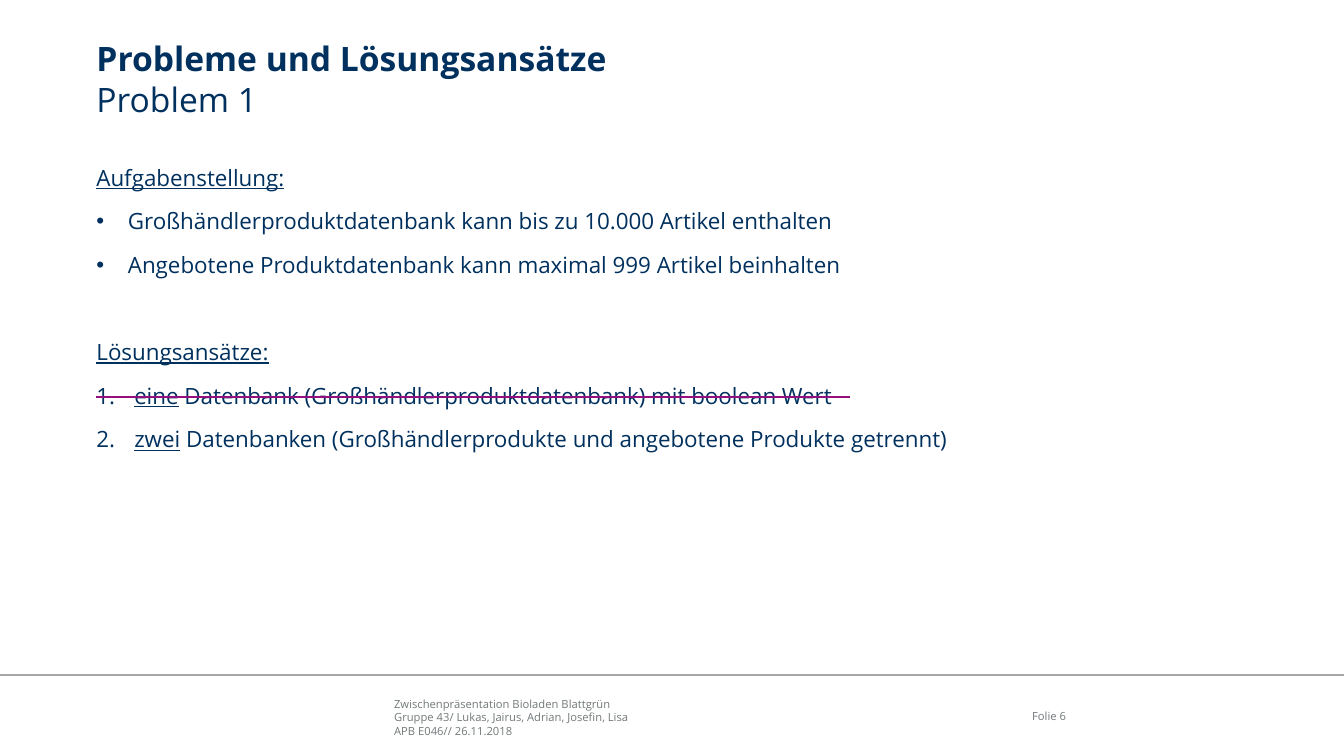
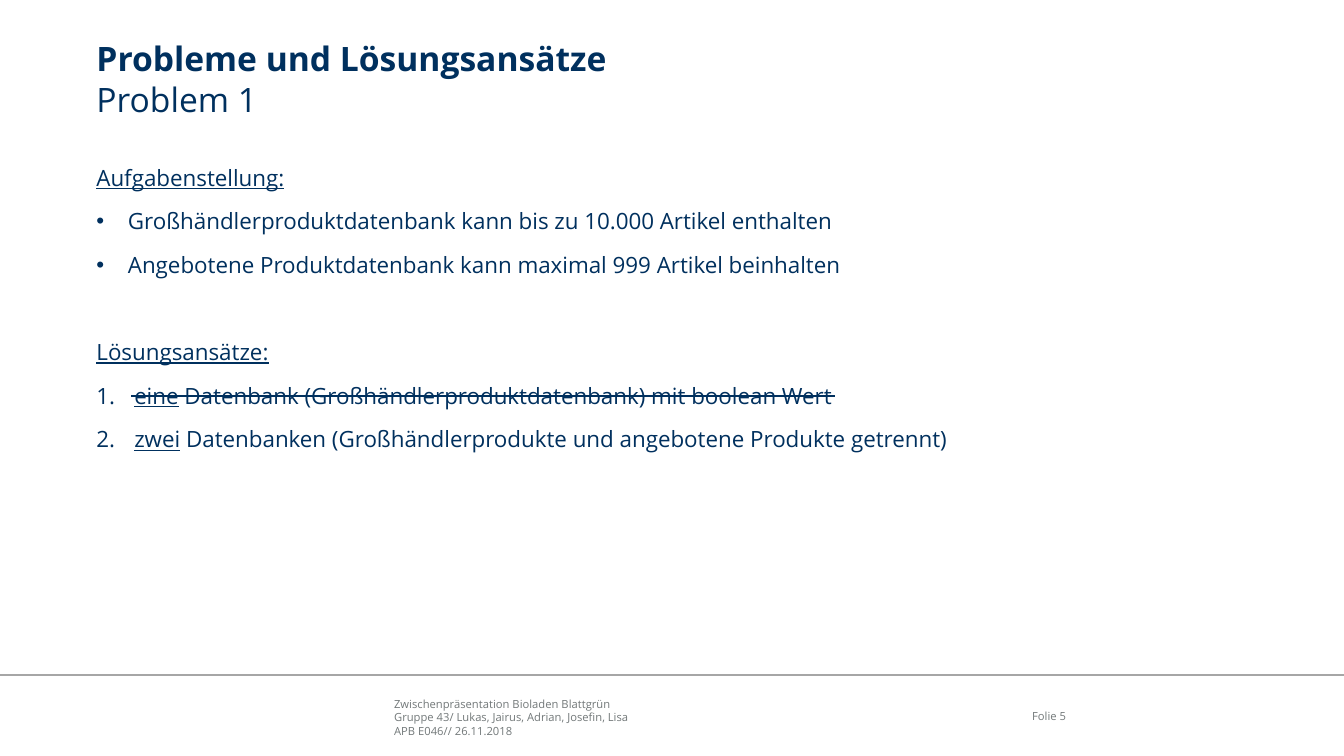
Before and after one commit to LimitlessGreen/swt18w43, a slide deck: slide 5 of src/main/presentation/Zwischenpraesentation.pptx (slide 6 before the commit). Drawn at 1344x756 pixels with LibreOffice and Linux fonts; fonts in the diff are those of the drawing; background and template pictures are left out. Boxes give left, top, right and bottom in pixels: in the first picture for what was removed or moved away, otherwise in the second. Text is boxed around its words. In the diff, an @@ line names an element or a change of style, - is before the commit and + after.

```diff
--- a/src/main/presentation/Zwischenpraesentation.pptx
+++ b/src/main/presentation/Zwischenpraesentation.pptx
@@ line moved from (97, 397) - (851, 397) to (131, 396) - (835, 396) @@
@@ line (131, 396) - (835, 396): stroke #93107E 1.75 pt to #00305E 1 pt @@
```
Also in this commit, not shown: 4 other slides changed, 1 slide added, 4 slides removed.
